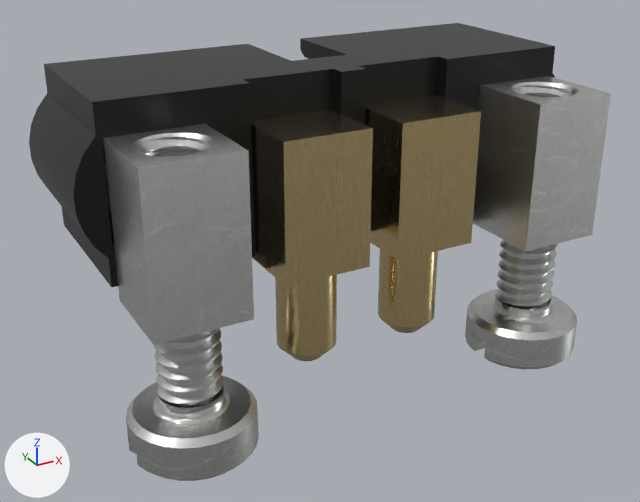
The Blender file blender-models/conn-harwin-m80-1x2-m80-5000000m5-02-pm3-00-000/Conn_Harwin_M80_1x2_M80-5000000M5-02-PM3-00-000.blend, before and after one commit.
One viewpoint serves both versions: a camera (50 mm lens) standing at (-12.2, -23.0, 11.9) and looking at (1.3, 1.5, -0.3). Lighting does not change. The marker at lower left points along +X, +Y and +Z. The picture after the commit comes second.

Names of what the first picture shows: 'Conn_Harwin_M80_1x2_M80-5000000M5-02-PM3-00-000'.
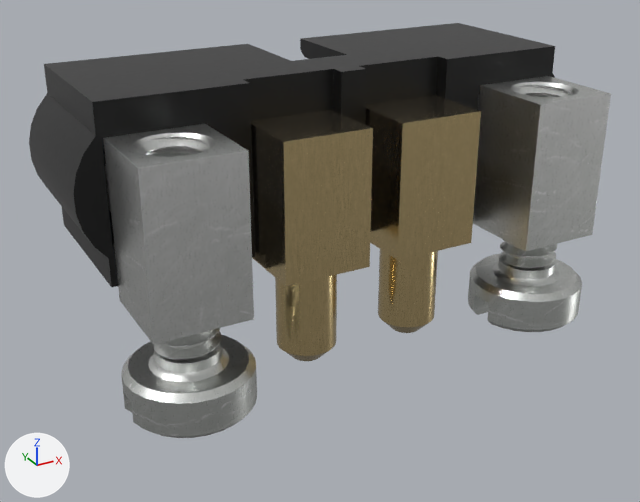
Diff of the bpy script that builds the scene:
```diff
--- a/blender-models/conn-harwin-m80-1x2-m80-5000000m5-02-pm3-00-000/Conn_Harwin_M80_1x2_M80-5000000M5-02-PM3-00-000.blend.py
+++ b/blender-models/conn-harwin-m80-1x2-m80-5000000m5-02-pm3-00-000/Conn_Harwin_M80_1x2_M80-5000000M5-02-PM3-00-000.blend.py
@@ me_conn_harwin_m80_1x2_m80_5000000m5_02_pm3_00_000 @@
 # used by ob_conn_harwin_m80_1x2_m80_5000000m5_02_pm3_00_000; location = (0.0, 0.0, 0.0)
-me_conn_harwin_m80_1x2_m80_5000000m5_02_pm3_00_000.from_pydata(...)  # 10128 vertices, 15436 faces; spans x -7.0..11.0, y -3.0..6.1, z -4.7..6.0
+me_conn_harwin_m80_1x2_m80_5000000m5_02_pm3_00_000.from_pydata(...)  # 9610 vertices, 10252 faces, 7 loose edges; spans x -7.0..11.0, y -3.0..6.1, z -3.2..6.0
+# me_conn_harwin_m80_1x2_m80_5000000m5_02_pm3_00_000 part 1: 245 vertices moved within x -5.5..10.0, y -2.0..2.0, z -1.6..3.3; 3146 vertices removed from x -6.5..10.5, y -3.0..5.5, z -4.7..4.9; 2628 vertices added at x -6.5..10.5, y -3.0..1.0, z -3.2..3.3
 me_conn_harwin_m80_1x2_m80_5000000m5_02_pm3_00_000.materials.append(mat_metal_connector)
```

What differs and where, as boxes [x1, y1, x2, y2] in the pictures (640 x 502 px; the box of a moved part takes in the faces that stretch with it):
'Conn_Harwin_M80_1x2_M80-5000000M5-02-PM3-00-000', reshaped (9% shorter)
    before: [29, 23, 611, 481]
    after: [29, 23, 611, 438]
part 1 of me_conn_harwin_m80_1x2_m80_5000000m5_02_pm3_00_000, moved or reshaped
    before: [126, 86, 577, 481]
    after: [121, 240, 582, 438]
